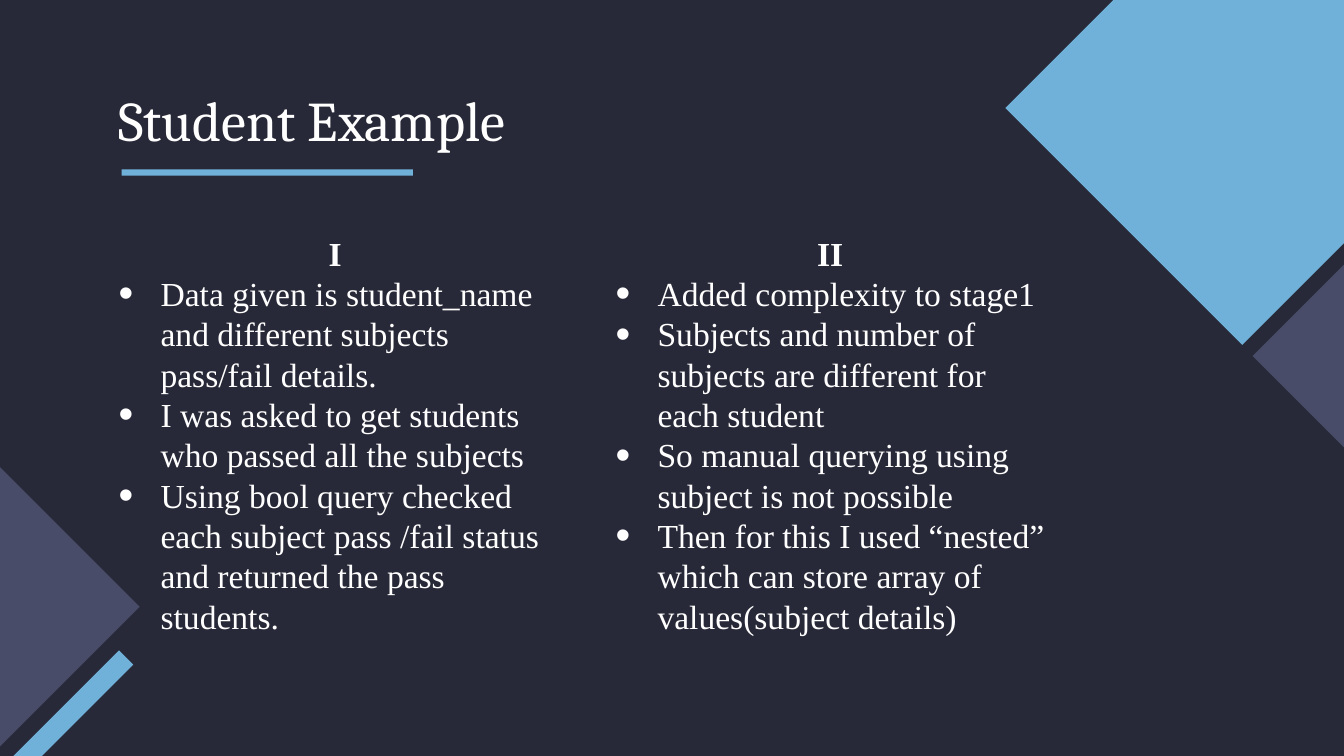
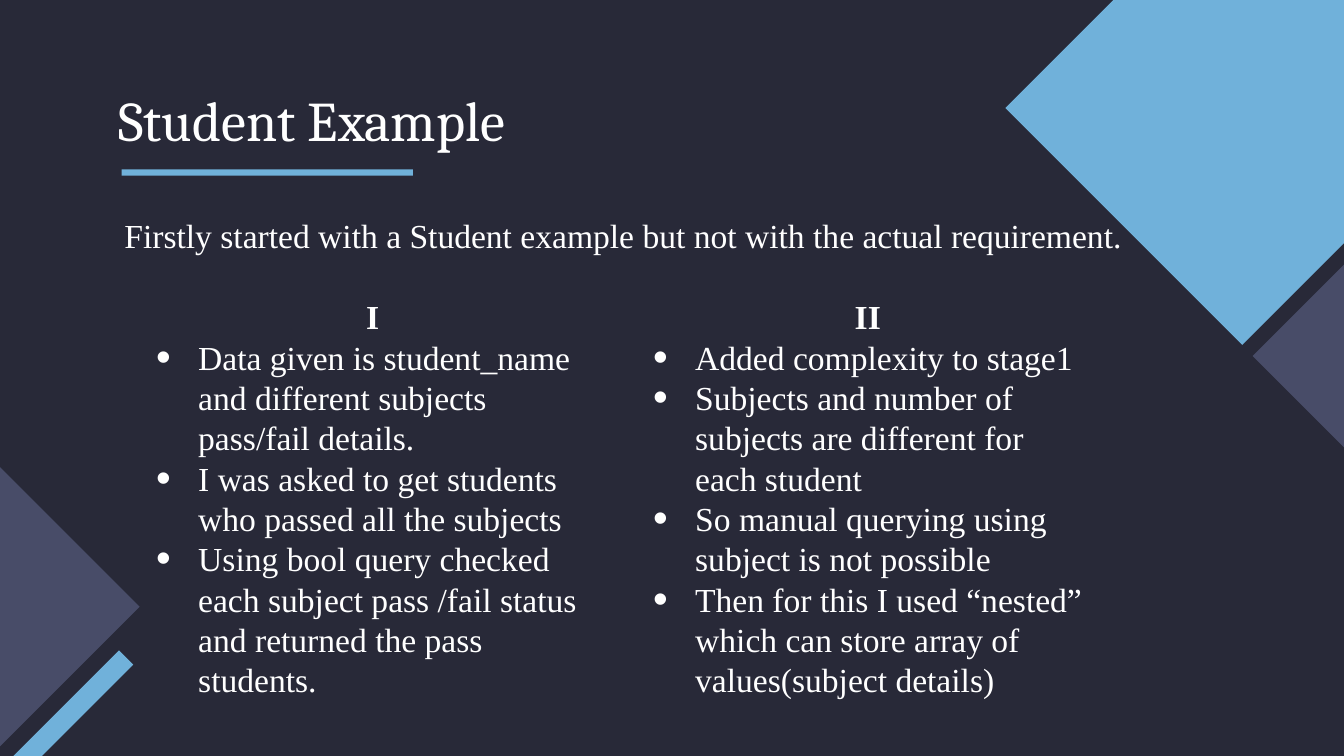
Before and after one commit to mehar-srinivas-chowdari/git-learning, a slide deck: slide 6 of presentation_to_seniors.pptx. Drawn at 1344x756 pixels with LibreOffice and Linux fonts; fonts in the diff are those of the drawing. Boxes give left, top, right and bottom in pixels: in the first picture for what was removed or moved away, otherwise in the second. Text is boxed around its words. In the diff, an @@ line names an element or a change of style, - is before the commit and + after.

```diff
--- a/presentation_to_seniors.pptx
+++ b/presentation_to_seniors.pptx
@@ text added at (x1=124, y1=221, x2=1121, y2=254), 18 pt, text #FFFFFF @@
+Firstly started with a Student example but not with the actual requirement.
@@ text "I" moved from (x1=161, y1=244, x2=538, y2=630) to (x1=198, y1=307, x2=576, y2=693) @@
@@ text "II" moved from (x1=658, y1=244, x2=1045, y2=635) to (x1=695, y1=307, x2=1082, y2=699) @@
```
Also in this commit, not shown: 2 other slides changed.
